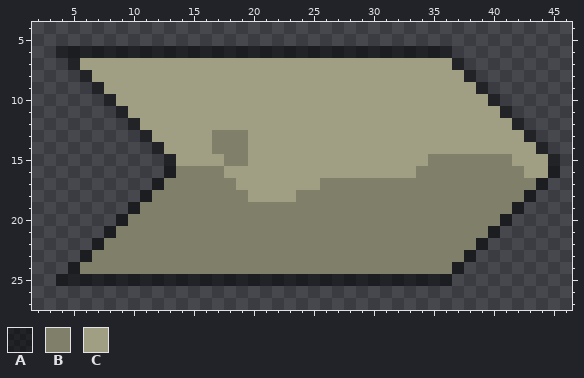
One commit to this pixel-art file: Assets/Resources/Sprites/UI/ui_playerMenuTitle.aseprite. That is the earlier state.
48x32 pixels, 1 frame. Shown: x 2..46, y 4..27.
Visible layers, top first: "Layer 1", "Layer 2".
Palette (. is transparent): A #00000084  B #807f6a  C #a09f84
Pixels before, first column x 4:
 6 AAAAAAAAAAAAAAAAAAAAAAAAAAAAAAAAA.........
 7 .ACCCCCCCCCCCCCCCCCCCCCCCCCCCCCCCA........
 8 ..ACCCCCCCCCCCCCCCCCCCCCCCCCCCCCCCA.......
 9 ...ACCCCCCCCCCCCCCCCCCCCCCCCCCCCCCCA......
10 ....ACCCCCCCCCCCCCCCCCCCCCCCCCCCCCCCA.....
11 .....ACCCCCCCCCCCCCCCCCCCCCCCCCCCCCCCA....
12 ......ACCCCCCCCCCCCCCCCCCCCCCCCCCCCCCCA...
13 .......ACCCCCBBBCCCCCCCCCCCCCCCCCCCCCCCA..
14 ........ACCCCBBBCCCCCCCCCCCCCCCCCCCCCCCCA.
15 .........ACCCCBBCCCCCCCCCCCCCCCBBBBBBBCCCA
16 .........ABBBBCCCCCCCCCCCCCCCCBBBBBBBBBCCA
17 ........ABBBBBBCCCCCCCBBBBBBBBBBBBBBBBBBA.
18 .......ABBBBBBBBCCCCBBBBBBBBBBBBBBBBBBBA..
19 ......ABBBBBBBBBBBBBBBBBBBBBBBBBBBBBBBA...
20 .....ABBBBBBBBBBBBBBBBBBBBBBBBBBBBBBBA....
21 ....ABBBBBBBBBBBBBBBBBBBBBBBBBBBBBBBA.....
22 ...ABBBBBBBBBBBBBBBBBBBBBBBBBBBBBBBA......
23 ..ABBBBBBBBBBBBBBBBBBBBBBBBBBBBBBBA.......
24 .ABBBBBBBBBBBBBBBBBBBBBBBBBBBBBBBA........
25 AAAAAAAAAAAAAAAAAAAAAAAAAAAAAAAAA.........
Now the later version:
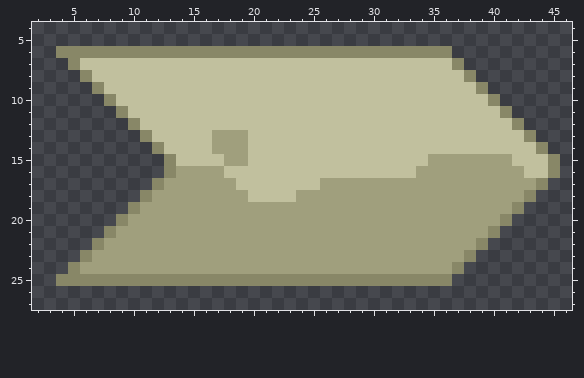
Edits made:
Colour A changes from #00000084 to #888767.
Colour B changes from #807f6a to #a09f7d.
Colour C changes from #a09f84 to #c1c09e.
Pixel boxes of the changes (left, top, right, bottom) in both pictures:
changed: (56, 46, 560, 286)
